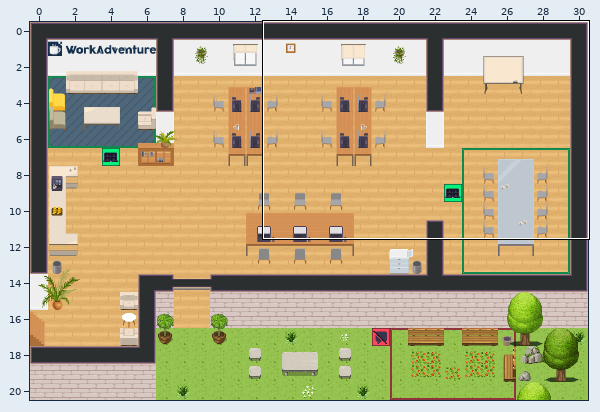
One commit to this Tiled map (JSON): isekai.tmj. The picture above shows the old version from afar; the outline marks the close-up.
Close-up. The starting point:
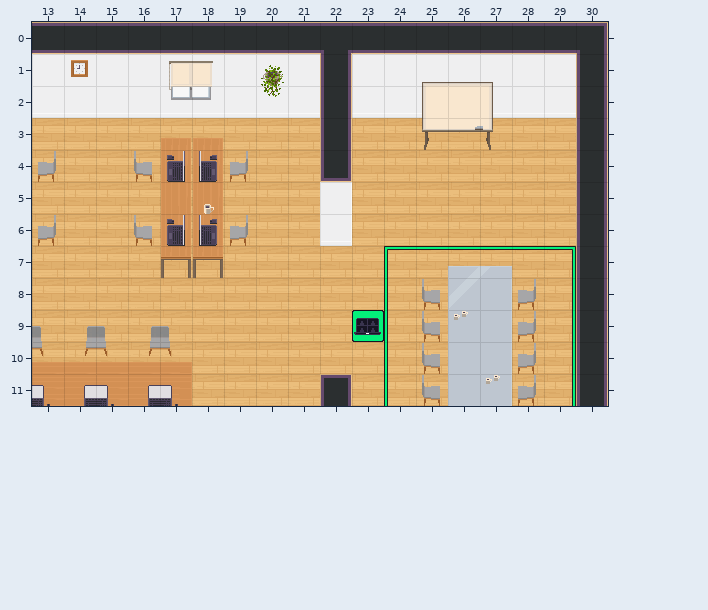
Cells are 32x32 px. Shown: x 13..30, y 0..11. The commit also changed other parts of the map, which this record leaves out.
Once edited:
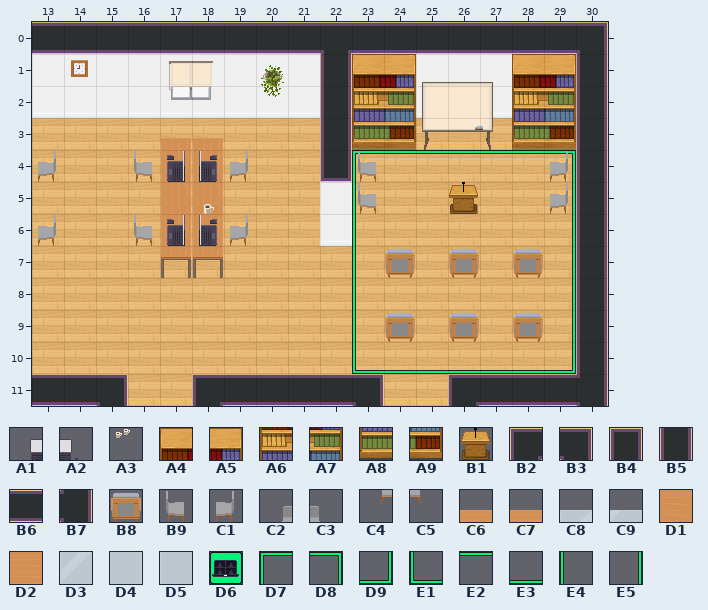
Key: from "WA_Miscellaneous": A1 2, A2 3, A3 58; from "WA_Other_Furniture": A4 22, A5 23, A6 34, A7 35, A8 46, A9 47, B1 104; from "WA_Room_Builder": B2 28, B3 29, B4 31, B5 102, B6 104, B7 158; from "WA_Seats": B8 99, B9 119, C1 120, C2 121, C3 122, C4 134, C5 135; from "WA_Tables": C6 1, C7 3, C8 5, C9 6, D1 11, D2 13, D3 15, D4 17, D5 17 flipped left-right; from "WA_User_Interface": D6 21, D7 161, D8 162, D9 163, E1 164, E2 165, E3 166, E4 167, E5 168.
__ is an empty cell, .. an unchanged one.
From old to new:
--- layer "floor/floor2"
@@ x 23..29 @@
- 4 __ __ __ __ __ __ __
- 5 __ .. .. .. .. .. __
- 6 __ .. .. .. .. .. __
- 7 __ D7 E2 E2 E2 E2 D8
- 8 __ E4 .. .. .. .. ..
- 9 D6 E4 .. .. .. .. ..
-10 __ E4 __ __ __ __ E5
-11 .. E4 .. .. .. .. E5
+ 4 D7 E2 E2 E2 E2 E2 D8
+ 5 E4 .. .. .. .. .. E5
+ 6 E4 .. .. .. .. .. E5
+ 7 E4 __ __ __ __ __ E5
+ 8 E4 __ .. .. .. .. ..
+ 9 E4 __ .. .. .. .. ..
+10 E1 E3 E3 E3 E3 E3 D9
+11 .. __ .. .. .. .. __
--- layer "walls/walls1"
@@ x 13..30 @@
-11 __ __ __ .. .. __ __ __ __ B4 __ .. .. __ __ __ __ B5
+11 B6 B6 B3 .. .. B2 B6 B6 B6 B6 B3 .. .. B2 B6 B6 B6 B7
--- layer "furniture/furniture1"
@@ x 23..29 @@
- 4 __ .. .. .. .. .. __
- 5 __ .. .. .. .. .. __
+ 4 B9 .. .. .. .. .. C1
+ 5 B9 .. .. .. .. .. C1
--- layer "furniture/furniture2"
@@ x 26..26 @@
- 5 __
+ 5 B1
@@ x 13..28 @@
- 8 .. .. .. .. .. .. .. .. .. .. .. .. B9 D3 D4 C1
- 9 C3 C2 C3 C2 C3 .. .. .. .. .. .. .. B9 D5 D4 C1
-10 C5 C4 C5 C4 C5 .. .. .. .. .. .. .. B9 D5 D4 C1
-11 D2 D2 D2 D2 D1 .. .. .. .. .. .. .. B9 D5 D4 C1
+ 8 .. .. .. .. .. .. .. .. .. .. .. .. __ __ __ __
+ 9 __ __ __ __ __ .. .. .. .. .. .. .. __ __ __ __
+10 __ __ __ __ __ .. .. .. .. .. .. .. __ __ __ __
+11 __ __ __ __ __ .. .. .. .. .. .. .. __ __ __ __
--- layer "furniture/furniture3"
@@ x 23..29 @@
- 1 __ __ .. .. .. __ __
- 2 __ __ .. .. .. __ __
- 3 __ __ .. .. .. __ __
+ 1 A4 A5 .. .. .. A4 A5
+ 2 A6 A7 .. .. .. A6 A7
+ 3 A8 A9 .. .. .. A8 A9
@@ x 26..26 @@
- 9 A3
+ 9 __
@@ x 27..27 @@
-11 A3
+11 __
--- layer "above/above1"
@@ x 24..28 @@
- 7 __ .. C8 C9 __
+ 7 B8 .. B8 __ B8
@@ x 13..28 @@
- 9 .. .. .. .. .. .. .. .. .. .. .. __ .. __ .. __
-10 C7 C7 C7 C7 C6 .. .. .. .. .. .. .. .. .. .. ..
+ 9 .. .. .. .. .. .. .. .. .. .. .. B8 .. B8 .. B8
+10 __ __ __ __ __ .. .. .. .. .. .. .. .. .. .. ..
--- layer "above/above2"
@@ x 13..17 @@
-11 A2 A1 A2 A1 A2
+11 __ __ __ __ __
Where, in picture pixels (left, top, right, bottom), the same in both close-ups:
changed: (32, 54, 580, 406)
